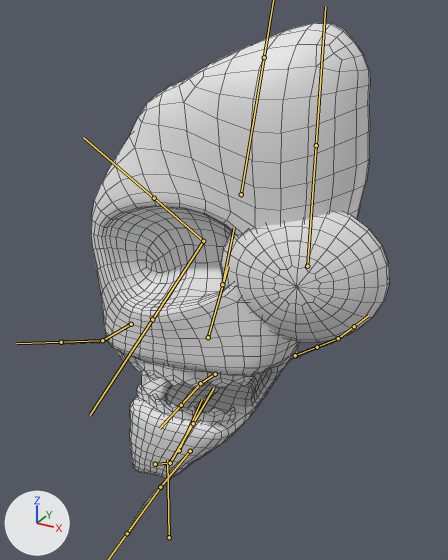
One commit to the FBX model game/Assets/Models/Enemies/monster2Pickle.fbx: the scene before it, then after it.
Both versions are drawn from a 50 mm camera at (0.377, -0.527, 0.668) aimed at (0.07, 0.032, 0.389). Arrows for +X, +Y and +Z are at lower left; the lights stay in place. Both versions are drawn at frame 17 of the action 'Armature|walk'; the numbers are the values there. The bones that bend it are drawn over the model as lines. Mesh edges are drawn as thin lines.

Names of what the first picture shows: 'monster2Pickle'.
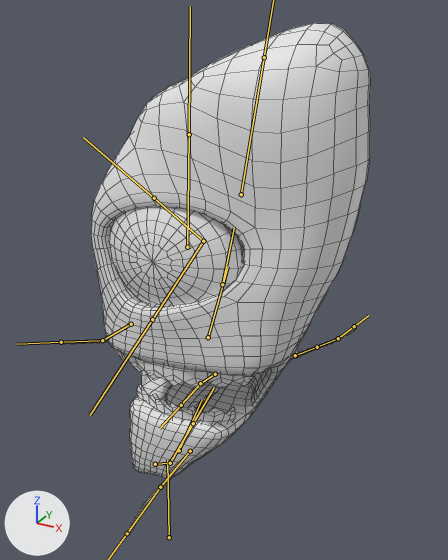
Where the change shows, as pixel boxes [x1, y1, x2, y2] in the pictures (448 x 560 px):
'monster2Pickle', posed (6% narrower): before [60, 23, 390, 534]; after [60, 23, 370, 534]
bone 'Bone.007', root to tip: before (307, 266) to (316, 145); after (187, 247) to (189, 134)

What changed in the scene script:
```text
Change bone_bone_007:
    where bone_bone_007 = bpy.data.objects['Armature'].pose.bones['Bone.007']  # child of 'Bone.003'
    bone_bone_007.location: (0.12, 0.001, -0.011) -> (0.0, 0.0, 0.0)
    bone_bone_007.rotation_quaternion: (0.993, 0.0, 0.115, 0.006) -> (1.0, 0.0, 0.0, 0.0)  # degrees (0, 13, 1) -> degrees (0, 0, 0)
```
